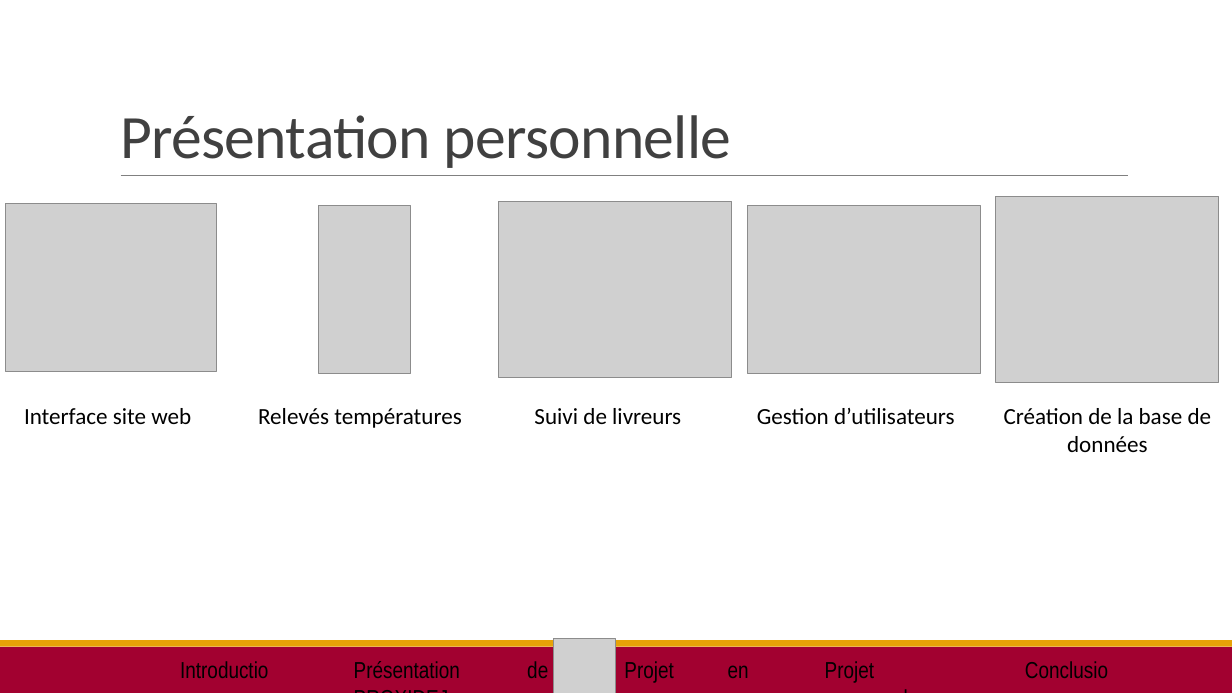
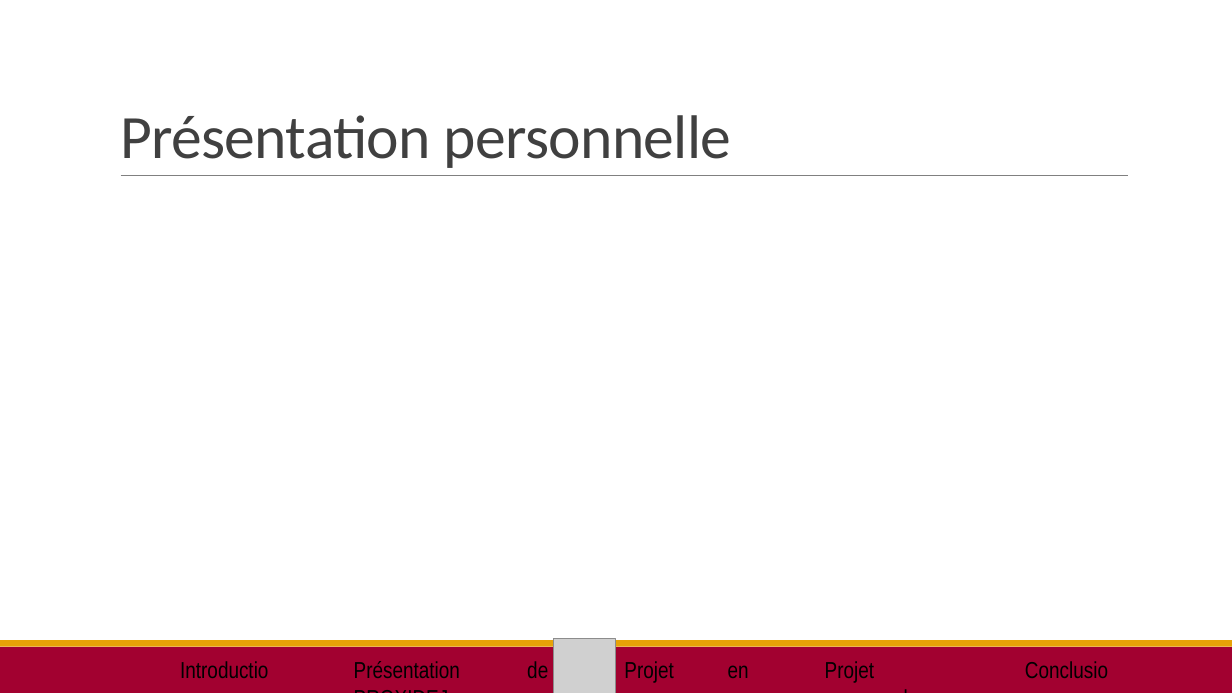
Before and after one commit to SteBoun/SFL2_ChaineDeFroid, a slide deck: slide 10 of Diaporama/DIAPO_Florian.pptx. Drawn at 1232x693 pixels with LibreOffice and Linux fonts; fonts in the diff are those of the drawing; grey boxes stand for pictures. Boxes give left, top, right and bottom in pixels: in the first picture for what was removed or moved away, otherwise in the second. Text is boxed around its words. In the diff, an @@ line names an element or a change of style, - is before the commit and + after.

```diff
--- a/Diaporama/DIAPO_Florian.pptx
+++ b/Diaporama/DIAPO_Florian.pptx
@@ picture removed at [6, 203, 216, 371] @@
@@ picture removed at [318, 205, 410, 372] @@
@@ picture removed at [499, 201, 732, 377] @@
@@ picture removed at [748, 205, 980, 373] @@
@@ picture removed at [996, 197, 1219, 383] @@
@@ text removed at [24, 408, 191, 424] @@
-Interface site web
@@ text removed at [258, 408, 462, 428] @@
-Relevés températures
@@ text removed at [534, 408, 681, 424] @@
-Suivi de livreurs
@@ text removed at [757, 408, 955, 424] @@
-Gestion d’utilisateurs
@@ text removed at [1004, 408, 1212, 452] @@
-Création de la base de données
```
Also in this commit, not shown: 2 other slides changed, 2 other files.
